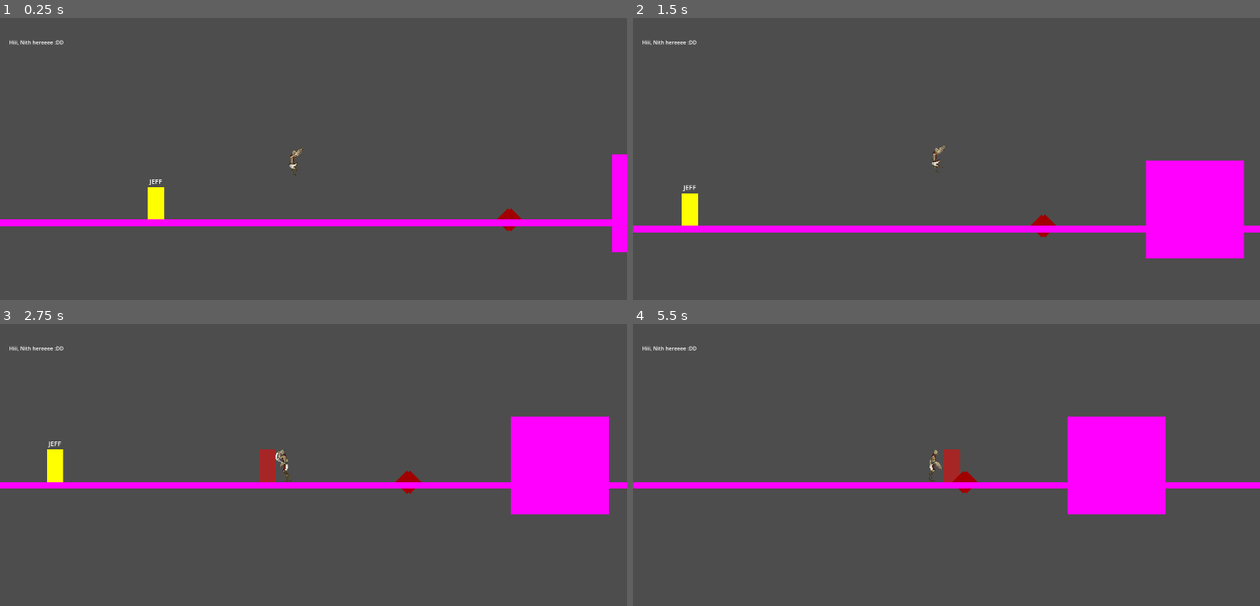
Above: before the commit, frames 1-4 (two rows, left to right).
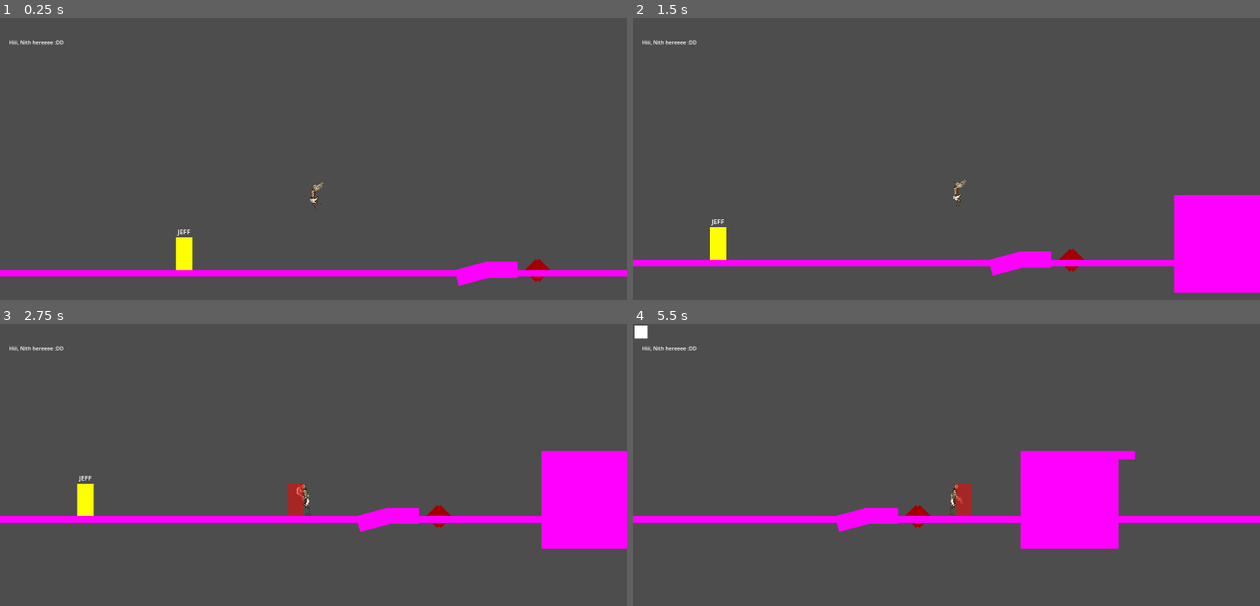
Above: after the commit, the same moments.

Repository: M4przybysz/Kamen-z-serca
Game: Godot game, scene res://src/main/main.tscn
The game is run twice, just before and just after one commit, with the same random seed, the same clock (stepped at 60 frames per second) and the same inputs.
Inputs (mouse positions are in pixels of both pictures, inside the frame that each line leads up to):
- Up to frame 1 (0.25 s): no input
- Up to frame 2 (1.5 s): move the mouse to (1084, 175) at 0.52 s; hold D (move_right) from 0.53 s (still down); click (1084, 175) at 0.6 s; tap Space (jump) at 0.77 s; move the mouse to (821, 212) at 1.27 s; tap Mouse wheel down (change_feather_down) at 1.35 s
- Up to frame 3 (2.75 s): tap Space (jump) at 1.52 s; click (188, 518) at 1.55 s; move the mouse to (376, 422) at 2.02 s; release D (move_right) at 2.03 s; hold A (move_left) from 2.03 s (still down); tap Mouse wheel up (change_feather_up) at 2.1 s; click (376, 422) at 2.3 s
- Up to frame 4 (5.5 s): move the mouse to (915, 569) at 2.77 s; release A (move_left) at 2.78 s; hold D (move_right) 2.78-4.28 s; tap Middle mouse button (feather_throw) at 2.85 s; tap Space (jump) at 3.02, 3.77, 4.52 s; click (915, 569) at 3.05 s; move the mouse to (1134, 552) at 3.52 s; tap Q (shield_use) at 3.6 s; click (1134, 552) at 3.8 s; move the mouse to (758, 448) at 4.27 s; hold A (move_left) 4.28-5.03 s; tap Shift (slide_and_air_dash) at 4.35 s; click (758, 448) at 4.55 s; move the mouse to (977, 498) at 5.02 s; hold D (move_right) from 5.03 s (still down); hold Right mouse button (spear_attack) from 5.03 s (still down); click (977, 498) at 5.3 s

The runs differ from the first frame. In frame 1, 7.1% of the frame differs, in the area x 0-100%, y 45-95%; in frame 2, 11%; in frame 3, 11%; in frame 4, 12%, in the area x 0-100%, y 0-80%.

Commit message:
Fixed errors with the player's movement and edge grabbing. Added game's division into 3 levels.

Diff:
--- a/la_creatura_game/src/gameplay/gameplay.tscn
+++ b/la_creatura_game/src/gameplay/gameplay.tscn
@@ -1,87 +1,28 @@
-[gd_scene load_steps=11 format=3 uid="uid://w86chk0k7rbt"]
+[gd_scene load_steps=7 format=3 uid="uid://w86chk0k7rbt"]
 
 [ext_resource type="Script" path="res://src/gameplay/gameplay.gd" id="1_i11ig"]
 [ext_resource type="PackedScene" uid="uid://ctso286u1j6so" path="res://src/player/player.tscn" id="1_m47ch"]
 [ext_resource type="PackedScene" uid="uid://c4ffy2ihhl0s2" path="res://src/ui/ui.tscn" id="3_2j3cv"]
-[ext_resource type="PackedScene" uid="uid://bcep0b81sj6pl" path="res://src/test_elements/enemy/Spike_test.tscn" id="3_i21sc"]
+[ext_resource type="PackedScene" uid="uid://dqdvehj1hnuf5" path="res://src/levels/level_1.tscn" id="4_6sypr"]
 [ext_resource type="PackedScene" uid="uid://dtdi70vm2ahdn" path="res://src/menus/death_menu/death_menu.tscn" id="5_r6rdt"]
-[ext_resource type="PackedScene" uid="uid://fiiq6mgymvyn" path="res://src/test_elements/enemy/jeff.tscn" id="6_ofiab"]
-
-[sub_resource type="PhysicsMaterial" id="PhysicsMaterial_cq1mi"]
-
-[sub_resource type="RectangleShape2D" id="RectangleShape2D_uuew2"]
-size = Vector2(300, 300)
-
-[sub_resource type="RectangleShape2D" id="RectangleShape2D_yjl25"]
-size = Vector2(2000, 20)
-
-[sub_resource type="RectangleShape2D" id="RectangleShape2D_xhye4"]
-size = Vector2(5000, 20)
+[ext_resource type="PackedScene" uid="uid://c2hu2t4j0od5o" path="res://src/test_elements/levels/programmers_testing_grounds.tscn" id="7_crvro"]
 
 [node name="Gameplay" type="Node2D"]
 process_mode = 1
 script = ExtResource("1_i11ig")
 
+[node name="ProgrammersTestingGrounds" parent="." instance=ExtResource("7_crvro")]
+
+[node name="Level1" parent="." instance=ExtResource("4_6sypr")]
+
 [node name="Player" parent="." instance=ExtResource("1_m47ch")]
 position = Vector2(500, 400)
 
 [node name="Camera2D" type="Camera2D" parent="Player"]
-position = Vector2(86.207, 155.172)
+position = Vector2(7.39098e-06, 1.50204e-05)
 scale = Vector2(3.44828, 3.44828)
 position_smoothing_enabled = true
 position_smoothing_speed = 10.0
-
-[node name="Spike" parent="." groups=["enemy"] instance=ExtResource("3_i21sc")]
-position = Vector2(1191, 651)
-
-[node name="Spike2" parent="." groups=["enemy"] instance=ExtResource("3_i21sc")]
-position = Vector2(1181, 651)
-
-[node name="Block" type="StaticBody2D" parent="."]
-position = Vector2(1500, 450)
-physics_material_override = SubResource("PhysicsMaterial_cq1mi")
-
-[node name="ColorRect" type="ColorRect" parent="Block"]
-offset_right = 300.0
-offset_bottom = 300.0
-color = Color(1, 0, 1, 1)
-metadata/_edit_use_anchors_ = true
-
-[node name="CollisionShape2D" type="CollisionShape2D" parent="Block"]
-position = Vector2(150, 150)
-shape = SubResource("RectangleShape2D_uuew2")
-
-[node name="Floor" type="StaticBody2D" parent="."]
-position = Vector2(0, 650)
-physics_material_override = SubResource("PhysicsMaterial_cq1mi")
-
-[node name="ColorRect" type="ColorRect" parent="Floor"]
-offset_left = -500.0
-offset_right = 1500.0
-offset_bottom = 20.0
-color = Color(1, 0, 1, 1)
-metadata/_edit_use_anchors_ = true
-
-[node name="CollisionShape2D" type="CollisionShape2D" parent="Floor"]
-position = Vector2(500, 10)
-shape = SubResource("RectangleShape2D_yjl25")
-
-[node name="Floor1" type="StaticBody2D" parent="."]
-position = Vector2(1800, 650)
-physics_material_override = SubResource("PhysicsMaterial_cq1mi")
-
-[node name="ColorRect" type="ColorRect" parent="Floor1"]
-offset_right = 5000.0
-offset_bottom = 20.0
-color = Color(1, 0, 1, 1)
-metadata/_edit_use_anchors_ = true
-
-[node name="CollisionShape2D" type="CollisionShape2D" parent="Floor1"]
-position = Vector2(2500, 10)
-shape = SubResource("RectangleShape2D_xhye4")
-
-[node name="Jeff" parent="." instance=ExtResource("6_ofiab")]
-position = Vector2(79, 550)
 
 [node name="UI" type="CanvasLayer" parent="."]
 
--- /dev/null
+++ b/la_creatura_game/src/levels/level_1.tscn
@@ -0,0 +1,3 @@
+[gd_scene format=3 uid="uid://dqdvehj1hnuf5"]
+
+[node name="Level1" type="Node2D"]
--- /dev/null
+++ b/la_creatura_game/src/levels/level_2.tscn
@@ -0,0 +1,3 @@
+[gd_scene format=3 uid="uid://cq7keuxt35a48"]
+
+[node name="Level2" type="Node2D"]
--- /dev/null
+++ b/la_creatura_game/src/levels/level_3.tscn
@@ -0,0 +1,3 @@
+[gd_scene format=3 uid="uid://b0fj4cojmp4tx"]
+
+[node name="Level3" type="Node2D"]
--- a/la_creatura_game/src/player/player.gd
+++ b/la_creatura_game/src/player/player.gd
@@ -169,7 +169,7 @@
 		animated_sprite.flip_h = false
 		grab_hand.target_position.x = 100
 		grab_check.target_position.x = 100
-		wing_attack_collision.position.x = 75
+		wing_attack_collision.position.x = 25
 	elif direction < 0:
 		animated_sprite.flip_h = true
 		grab_hand.target_position.x = -100
--- a/la_creatura_game/src/player/player.tscn
+++ b/la_creatura_game/src/player/player.tscn
@@ -32,11 +32,13 @@
 [ext_resource type="Texture2D" uid="uid://phktglpi6pvr" path="res://assets/sprites/Player/Slizg/slizg4.png" id="25_ac3f8"]
 [ext_resource type="Texture2D" uid="uid://clddomsh01dri" path="res://assets/sprites/Player/Slizg/slizg5.png" id="26_g7xg8"]
 
-[sub_resource type="RectangleShape2D" id="RectangleShape2D_85ty6"]
-size = Vector2(50, 100)
-
-[sub_resource type="RectangleShape2D" id="RectangleShape2D_8rjwc"]
-size = Vector2(100, 50)
+[sub_resource type="CapsuleShape2D" id="CapsuleShape2D_cojr7"]
+radius = 20.0
+height = 100.0
+
+[sub_resource type="CapsuleShape2D" id="CapsuleShape2D_js45o"]
+radius = 20.0
+height = 100.0
 
 [sub_resource type="AtlasTexture" id="AtlasTexture_45jco"]
 atlas = ExtResource("2_ff48u")
@@ -225,8 +227,9 @@
 "speed": 10.0
 }]
 
-[sub_resource type="RectangleShape2D" id="RectangleShape2D_7yxln"]
-size = Vector2(50, 100)
+[sub_resource type="CapsuleShape2D" id="CapsuleShape2D_ejvj4"]
+radius = 15.0
+height = 100.0
 
 [sub_resource type="RectangleShape2D" id="RectangleShape2D_722fy"]
 size = Vector2(50, 100)
@@ -245,43 +248,46 @@
 [node name="DamageTimer" type="Timer" parent="Timers"]
 
 [node name="NormalCollision" type="CollisionShape2D" parent="."]
-position = Vector2(25, 50)
-shape = SubResource("RectangleShape2D_85ty6")
+shape = SubResource("CapsuleShape2D_cojr7")
 
 [node name="SlideCollision" type="CollisionShape2D" parent="."]
-position = Vector2(25, 75)
-shape = SubResource("RectangleShape2D_8rjwc")
+position = Vector2(0, 30)
+rotation = 1.5708
+shape = SubResource("CapsuleShape2D_js45o")
 disabled = true
 
 [node name="GrabHand" type="RayCast2D" parent="."]
-position = Vector2(25, 15)
+position = Vector2(0, -49)
 target_position = Vector2(100, 0)
 
 [node name="GrabCheck" type="RayCast2D" parent="."]
-position = Vector2(25, 20)
+position = Vector2(0, -44)
 target_position = Vector2(100, 0)
 
 [node name="AnimatedSprite2D" type="AnimatedSprite2D" parent="."]
-position = Vector2(22, 50)
 scale = Vector2(0.125, 0.125)
 sprite_frames = SubResource("SpriteFrames_n5irl")
-animation = &"wing_attack"
+animation = &"slide"
 autoplay = "idle"
+frame = 3
+frame_progress = 1.0
 
 [node name="Hurtbox" type="Area2D" parent="."]
+position = Vector2(0, -50)
 collision_mask = 2
 
 [node name="CollisionShape2D" type="CollisionShape2D" parent="Hurtbox"]
-position = Vector2(25, 50)
-shape = SubResource("RectangleShape2D_7yxln")
+position = Vector2(0, 50)
+shape = SubResource("CapsuleShape2D_ejvj4")
 
 [node name="WingAttack" type="Area2D" parent="." groups=["wing_attack"]]
+position = Vector2(0, -50)
 collision_layer = 4
 collision_mask = 4
 
 [node name="CollisionShape2D" type="CollisionShape2D" parent="WingAttack"]
 visible = false
-position = Vector2(75, 50)
+position = Vector2(25, 50)
 shape = SubResource("RectangleShape2D_722fy")
 disabled = true
 
@@ -293,7 +299,6 @@
 color = Color(1, 0, 0, 0.501961)
 
 [node name="Feathers" type="Node2D" parent="."]
-position = Vector2(25, 50)
 
 [node name="StoneFeather" parent="Feathers" instance=ExtResource("3_pj0em")]
 visible = false
--- /dev/null
+++ b/la_creatura_game/src/test_elements/levels/programmers_testing_grounds.tscn
@@ -0,0 +1,128 @@
+[gd_scene load_steps=10 format=3 uid="uid://c2hu2t4j0od5o"]
+
+[ext_resource type="PackedScene" uid="uid://bcep0b81sj6pl" path="res://src/test_elements/enemy/Spike_test.tscn" id="1_cc8v3"]
+[ext_resource type="PackedScene" uid="uid://fiiq6mgymvyn" path="res://src/test_elements/enemy/jeff.tscn" id="2_f5u2k"]
+
+[sub_resource type="PhysicsMaterial" id="PhysicsMaterial_yoxu6"]
+
+[sub_resource type="RectangleShape2D" id="RectangleShape2D_emsya"]
+size = Vector2(300, 300)
+
+[sub_resource type="RectangleShape2D" id="RectangleShape2D_eebte"]
+size = Vector2(50, 25)
+
+[sub_resource type="RectangleShape2D" id="RectangleShape2D_k813h"]
+size = Vector2(100, 50)
+
+[sub_resource type="RectangleShape2D" id="RectangleShape2D_gj37g"]
+size = Vector2(100, 50)
+
+[sub_resource type="RectangleShape2D" id="RectangleShape2D_kocim"]
+size = Vector2(2000, 20)
+
+[sub_resource type="RectangleShape2D" id="RectangleShape2D_dxcl2"]
+size = Vector2(5000, 20)
+
+[node name="ProgrammersTestingGrounds" type="Node2D"]
+
+[node name="Obstacles" type="Node2D" parent="."]
+
+[node name="Spike" parent="Obstacles" groups=["enemy"] instance=ExtResource("1_cc8v3")]
+position = Vector2(1191, 651)
+
+[node name="Spike2" parent="Obstacles" groups=["enemy"] instance=ExtResource("1_cc8v3")]
+position = Vector2(1181, 651)
+
+[node name="BuildingBlocks" type="Node2D" parent="."]
+
+[node name="Block" type="StaticBody2D" parent="BuildingBlocks"]
+position = Vector2(1500, 450)
+physics_material_override = SubResource("PhysicsMaterial_yoxu6")
+
+[node name="ColorRect" type="ColorRect" parent="BuildingBlocks/Block"]
+offset_right = 300.0
+offset_bottom = 300.0
+color = Color(1, 0, 1, 1)
+metadata/_edit_use_anchors_ = true
+
+[node name="CollisionShape2D" type="CollisionShape2D" parent="BuildingBlocks/Block"]
+position = Vector2(150, 150)
+shape = SubResource("RectangleShape2D_emsya")
+
+[node name="Block1" type="StaticBody2D" parent="BuildingBlocks"]
+position = Vector2(1800, 450)
+physics_material_override = SubResource("PhysicsMaterial_yoxu6")
+
+[node name="ColorRect" type="ColorRect" parent="BuildingBlocks/Block1"]
+offset_right = 50.0
+offset_bottom = 25.0
+color = Color(1, 0, 1, 1)
+metadata/_edit_use_anchors_ = true
+
+[node name="CollisionShape2D" type="CollisionShape2D" parent="BuildingBlocks/Block1"]
+position = Vector2(25, 12.5)
+shape = SubResource("RectangleShape2D_eebte")
+
+[node name="Block2" type="StaticBody2D" parent="BuildingBlocks"]
+position = Vector2(932, 650)
+rotation = -0.261799
+scale = Vector2(1, 1)
+physics_material_override = SubResource("PhysicsMaterial_yoxu6")
+
+[node name="ColorRect" type="ColorRect" parent="BuildingBlocks/Block2"]
+offset_right = 100.0
+offset_bottom = 50.0
+color = Color(1, 0, 1, 1)
+metadata/_edit_use_anchors_ = true
+
+[node name="CollisionShape2D" type="CollisionShape2D" parent="BuildingBlocks/Block2"]
+position = Vector2(50, 25)
+shape = SubResource("RectangleShape2D_k813h")
+
+[node name="Block3" type="StaticBody2D" parent="BuildingBlocks"]
+position = Vector2(1025, 624)
+physics_material_override = SubResource("PhysicsMaterial_yoxu6")
+
+[node name="ColorRect" type="ColorRect" parent="BuildingBlocks/Block3"]
+offset_right = 100.0
+offset_bottom = 50.0
+color = Color(1, 0, 1, 1)
+metadata/_edit_use_anchors_ = true
+
+[node name="CollisionShape2D" type="CollisionShape2D" parent="BuildingBlocks/Block3"]
+position = Vector2(50, 25)
+shape = SubResource("RectangleShape2D_gj37g")
+
+[node name="Floor" type="StaticBody2D" parent="BuildingBlocks"]
+position = Vector2(0, 650)
+physics_material_override = SubResource("PhysicsMaterial_yoxu6")
+
+[node name="ColorRect" type="ColorRect" parent="BuildingBlocks/Floor"]
+offset_left = -500.0
+offset_right = 1500.0
+offset_bottom = 20.0
+color = Color(1, 0, 1, 1)
+metadata/_edit_use_anchors_ = true
+
+[node name="CollisionShape2D" type="CollisionShape2D" parent="BuildingBlocks/Floor"]
+position = Vector2(500, 10)
+shape = SubResource("RectangleShape2D_kocim")
+
+[node name="Floor1" type="StaticBody2D" parent="BuildingBlocks"]
+position = Vector2(1800, 650)
+physics_material_override = SubResource("PhysicsMaterial_yoxu6")
+
+[node name="ColorRect" type="ColorRect" parent="BuildingBlocks/Floor1"]
+offset_right = 5000.0
+offset_bottom = 20.0
+color = Color(1, 0, 1, 1)
+metadata/_edit_use_anchors_ = true
+
+[node name="CollisionShape2D" type="CollisionShape2D" parent="BuildingBlocks/Floor1"]
+position = Vector2(2500, 10)
+shape = SubResource("RectangleShape2D_dxcl2")
+
+[node name="NPC" type="Node2D" parent="."]
+
+[node name="Jeff" parent="NPC" instance=ExtResource("2_f5u2k")]
+position = Vector2(79, 550)
